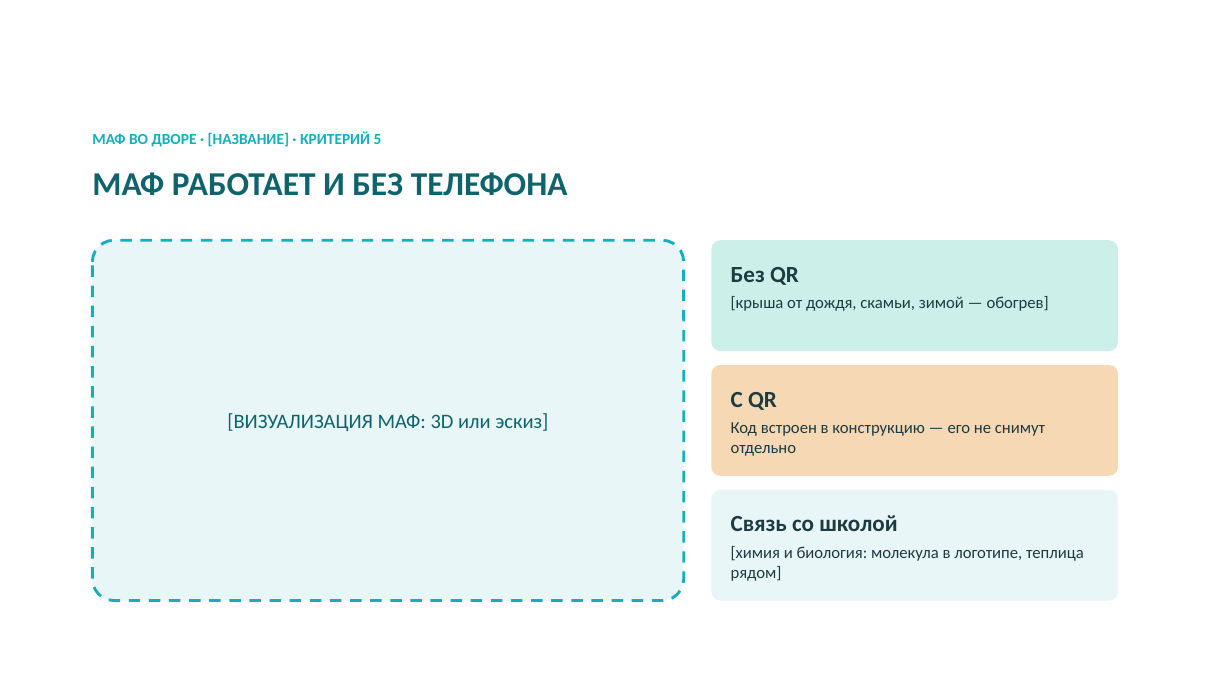
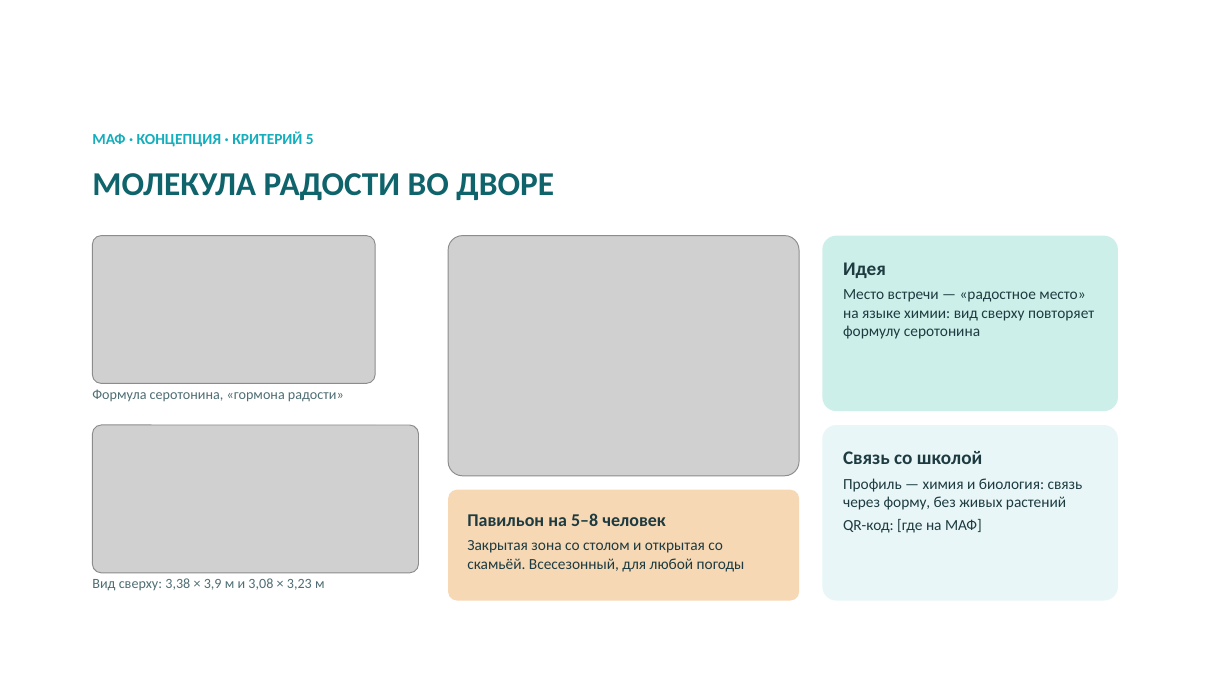
Before and after one commit to bnhogpad228/school-app, a slide deck: slide 10 of presentation/shkolny-dvor-SK-sreda.pptx. Drawn at 1232x693 pixels with LibreOffice and Linux fonts; fonts in the diff are those of the drawing; grey boxes stand for pictures; background and template pictures are left out. Boxes give left, top, right and bottom in pixels: in the first picture for what was removed or moved away, otherwise in the second. Text is boxed around its words. In the diff, an @@ line names an element or a change of style, - is before the commit and + after.

```diff
--- a/presentation/shkolny-dvor-SK-sreda.pptx
+++ b/presentation/shkolny-dvor-SK-sreda.pptx
@@ text at <box>92,131,314,147</box>: text changed @@
-МАФ ВО ДВОРЕ · [НАЗВАНИЕ] · КРИТЕРИЙ 5
+МАФ · КОНЦЕПЦИЯ · КРИТЕРИЙ 5
@@ text at <box>92,173,554,200</box>: text changed @@
-МАФ РАБОТАЕТ И БЕЗ ТЕЛЕФОНА
+МОЛЕКУЛА РАДОСТИ ВО ДВОРЕ
@@ picture added at <box>92,236,375,384</box> @@
@@ picture added at <box>448,236,799,476</box> @@
@@ rounded rectangle added at <box>823,236,1118,411</box>, fill #CDEFEA, 12 pt, text #1D3B40 @@
+Идея
+Место встречи — «радостное место» на языке химии: вид сверху повторяет формулу серотонина
@@ rounded rectangle removed at <box>92,240,684,601</box> @@
-[ВИЗУАЛИЗАЦИЯ МАФ: 3D или эскиз]
@@ rounded rectangle removed at <box>712,240,1118,351</box> @@
-Без QR
-[крыша от дождя, скамьи, зимой — обогрев]
@@ text added at <box>92,389,344,402</box>, 11 pt, text #4E6E73 @@
+Формула серотонина, «гормона радости»
@@ rounded rectangle removed at <box>712,365,1118,476</box> @@
-С QR
-Код встроен в конструкцию — его не снимут отдельно
@@ picture added at <box>92,425,419,573</box> @@
@@ rounded rectangle "Связь со школой": place and size @@
-rounded rectangle "Связь со школой" at <box>712,490,1118,601</box>
+rounded rectangle "Связь со школой" at <box>823,425,1118,601</box>
@@ text in rounded rectangle at <box>843,478,1083,533</box>: text changed; size 13 to 12 pt @@
-[химия и биология: молекула в логотипе, теплица рядом]
+Профиль — химия и биология: связь через форму, без живых растений
+QR-код: [где на МАФ]
@@ text in rounded rectangle at <box>843,451,982,464</box>: size 18 to 15 pt in "Связь со школой" @@
@@ rounded rectangle added at <box>448,490,799,601</box>, fill #F6D8B5, 12 pt, text #1D3B40 @@
+Павильон на 5–8 человек
+Закрытая зона со столом и открытая со скамьёй. Всесезонный, для любой погоды
@@ text added at <box>92,578,325,591</box>, 11 pt, text #4E6E73 @@
+Вид сверху: 3,38 × 3,9 м и 3,08 × 3,23 м
```
Also in this commit, not shown: 1 other slide changed, 1 other file.
